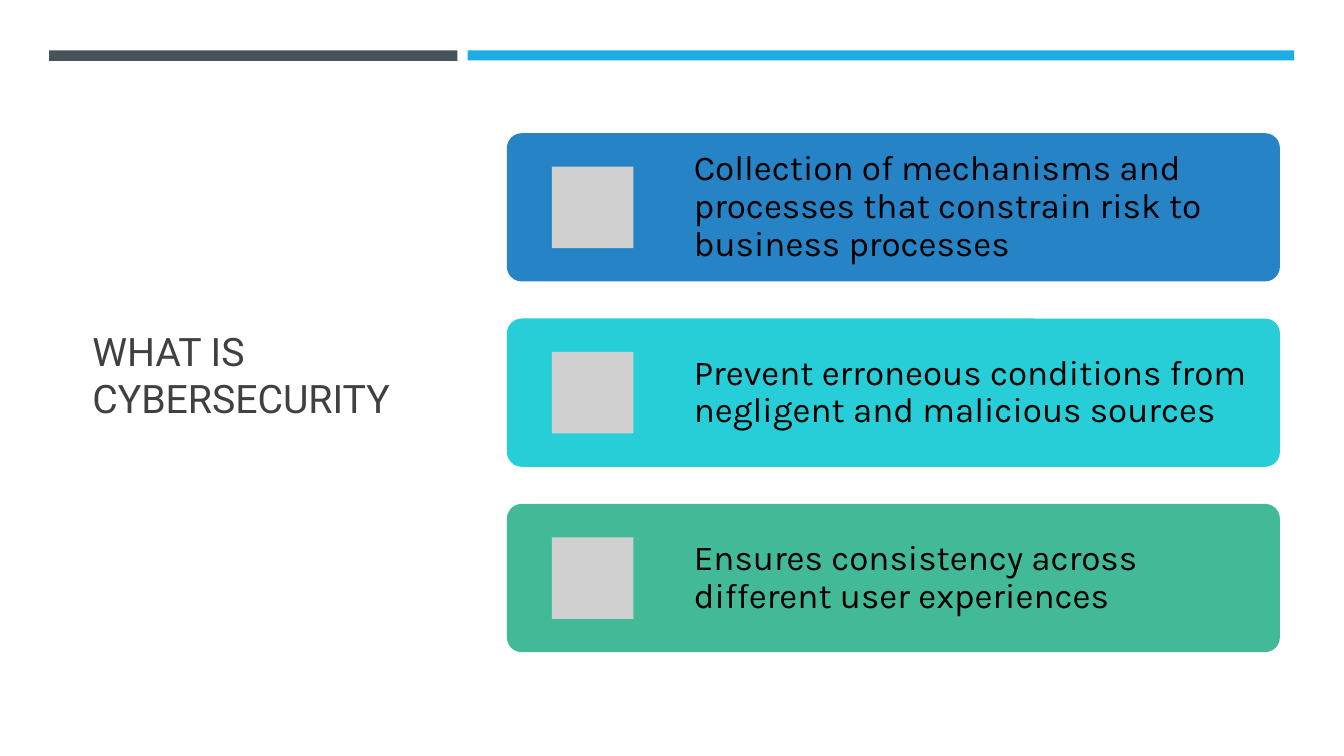
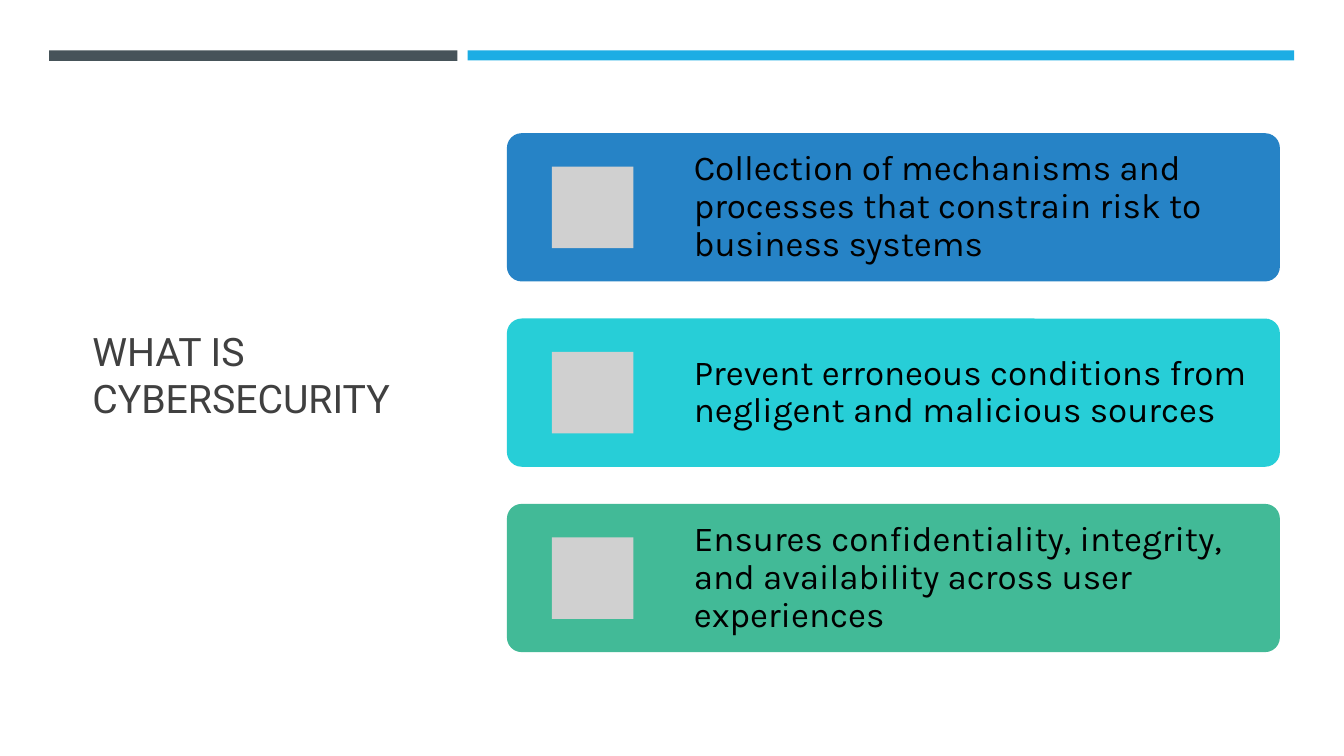
Before and after one commit to dr-natetorious/TIM-8301-Principals_of_CyberSecurity, a slide deck: slide 4 of Week8_OrgNeedsPresentation/BachmeierNTIM8301-8.pptx. Drawn at 1344x756 pixels with LibreOffice and Linux fonts; fonts in the diff are those of the drawing; grey boxes stand for pictures. Boxes give left, top, right and bottom in pixels: in the first picture for what was removed or moved away, otherwise in the second. Text is boxed around its words. In the diff, an @@ line names an element or a change of style, - is before the commit and + after.

```diff
--- a/Week8_OrgNeedsPresentation/BachmeierNTIM8301-8.pptx
+++ b/Week8_OrgNeedsPresentation/BachmeierNTIM8301-8.pptx
@@ text at [694, 156, 1201, 265]: text changed @@
-Collection of mechanisms and processes that constrain risk to business processes
+Collection of mechanisms and processes that constrain risk to business systems
@@ text at [694, 527, 1222, 636]: text changed @@
-Ensures consistency across different user experiences
+Ensures confidentiality, integrity, and availability across user experiences
```
Also in this commit, not shown: 2 other slides changed, 2 other files.
